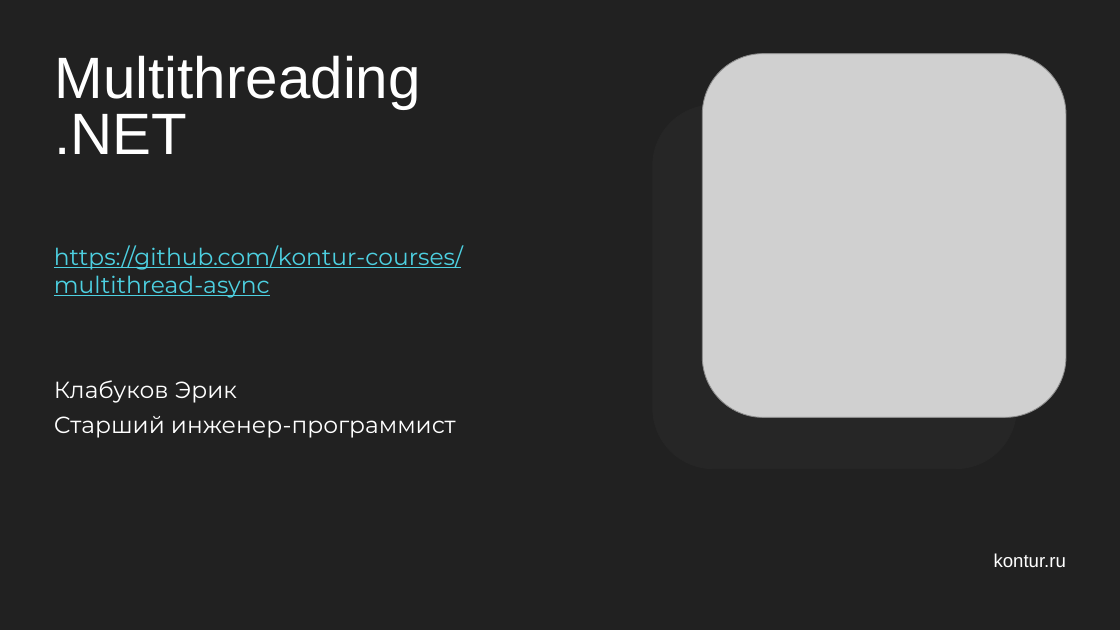
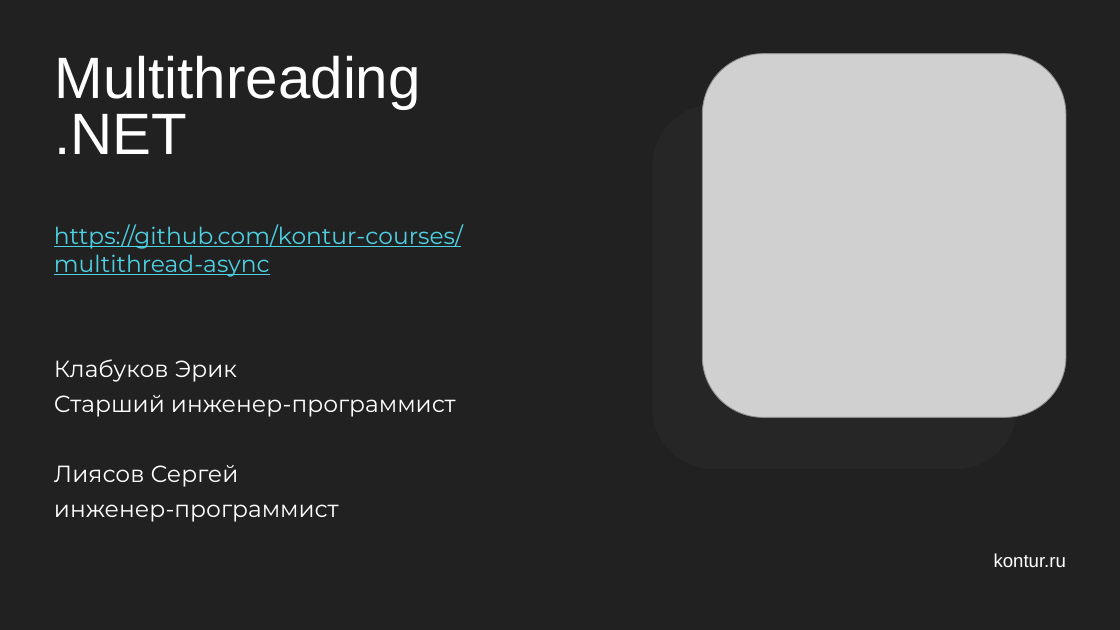
Before and after one commit to kontur-courses/multithread-async, a slide deck: slide 1 of Multithread-async.pptx. Drawn at 1120x630 pixels with LibreOffice and Linux fonts; fonts in the diff are those of the drawing; grey boxes stand for pictures; background and template pictures are left out. Boxes give left, top, right and bottom in pixels: in the first picture for what was removed or moved away, otherwise in the second. Text is boxed around its words. In the diff, an @@ line names an element or a change of style, - is before the commit and + after.

```diff
--- a/Multithread-async.pptx
+++ b/Multithread-async.pptx
@@ text "https://github.com/kontur-courses/multithread-async": place and size @@
-text "https://github.com/kontur-courses/multithread-async" at [54, 245, 463, 438]
+text "https://github.com/kontur-courses/multithread-async" at [54, 224, 463, 522]
@@ text at [54, 395, 456, 417]: less space between paragraphs @@
@@ text at [54, 465, 339, 522]: paragraphs added @@
+Лиясов Сергей
+инженер-программист
```
Also in this commit, not shown: 13 other slides changed, 5 slides added.
